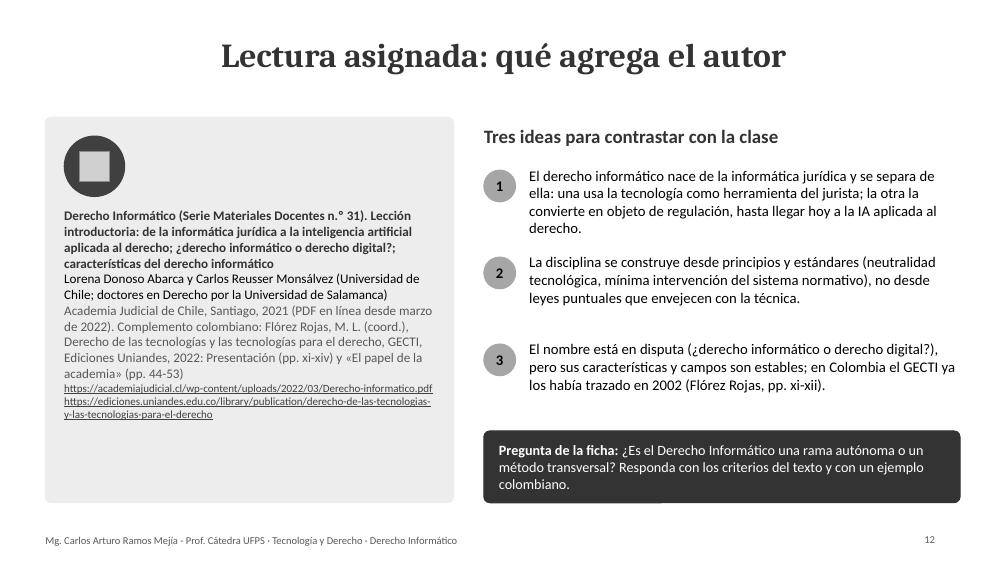
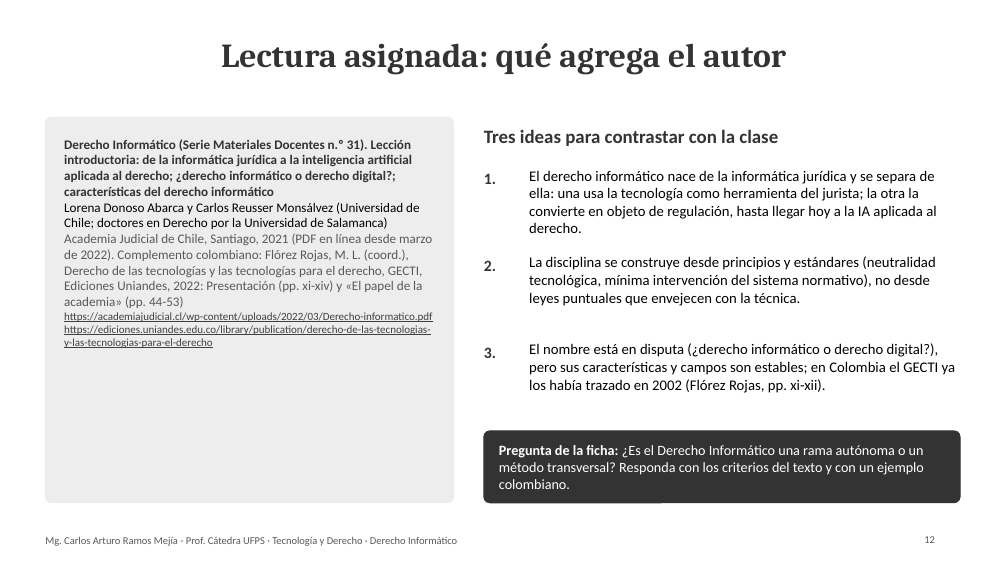
Before and after one commit to Arturoramos22/Arturoramos22, a slide deck: slide 12 of clase-derecho-informatico/DIAPOSITIVAS.pptx. Drawn at 1008x567 pixels with LibreOffice and Linux fonts; fonts in the diff are those of the drawing; grey boxes stand for pictures. Boxes give left, top, right and bottom in pixels: in the first picture for what was removed or moved away, otherwise in the second. Text is boxed around its words. In the diff, an @@ line names an element or a change of style, - is before the commit and + after.

```diff
--- a/clase-derecho-informatico/DIAPOSITIVAS.pptx
+++ b/clase-derecho-informatico/DIAPOSITIVAS.pptx
@@ text "Derecho Informático (Serie Materiales Docentes ...": place and size @@
-text "Derecho Informático (Serie Materiales Docentes ..." at (64, 210, 432, 420)
+text "Derecho Informático (Serie Materiales Docentes ..." at (64, 139, 432, 348)
@@ ellipse removed at (64, 136, 125, 197) @@
@@ picture removed at (79, 151, 110, 181) @@
@@ text at (484, 173, 496, 184): text changed; size 14 to 15 pt; text colour #000000 to #333333 @@
-1
+1.
@@ ellipse removed at (484, 170, 516, 202) @@
@@ text at (484, 260, 496, 271): text changed; size 14 to 15 pt; text colour #000000 to #333333 @@
-2
+2.
@@ ellipse removed at (484, 257, 516, 289) @@
@@ text at (484, 347, 496, 358): text changed; size 14 to 15 pt; text colour #000000 to #333333 @@
-3
+3.
@@ ellipse removed at (484, 344, 516, 376) @@
```
Also in this commit, not shown: 17 other slides changed, 2 other files.
